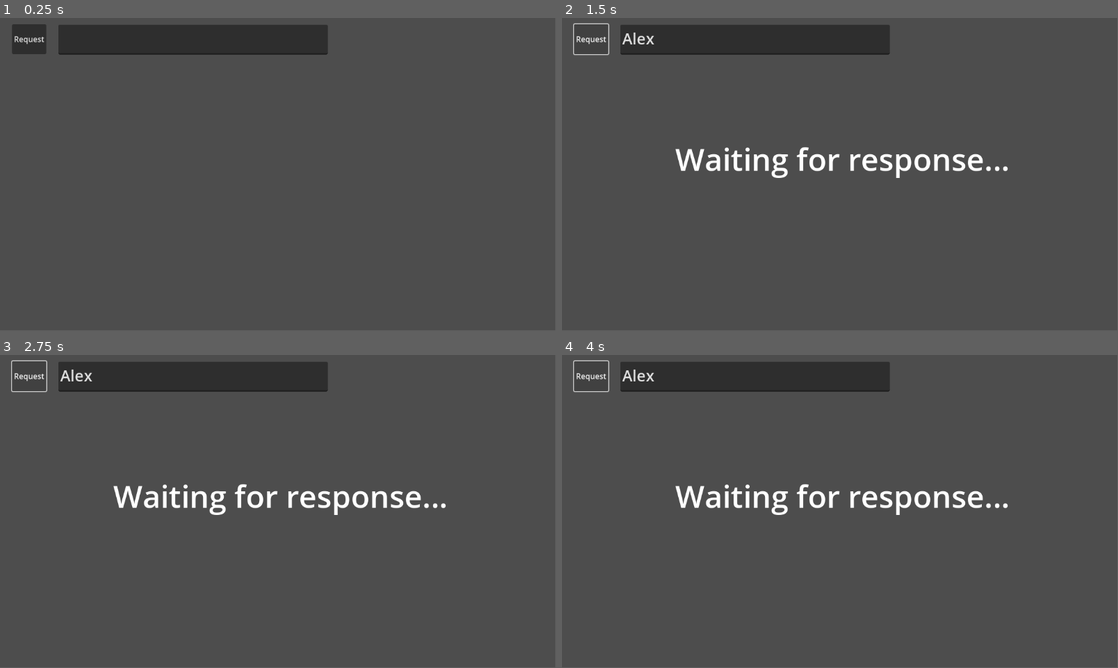
Above: before the commit, frames 1-4 (two rows, left to right).
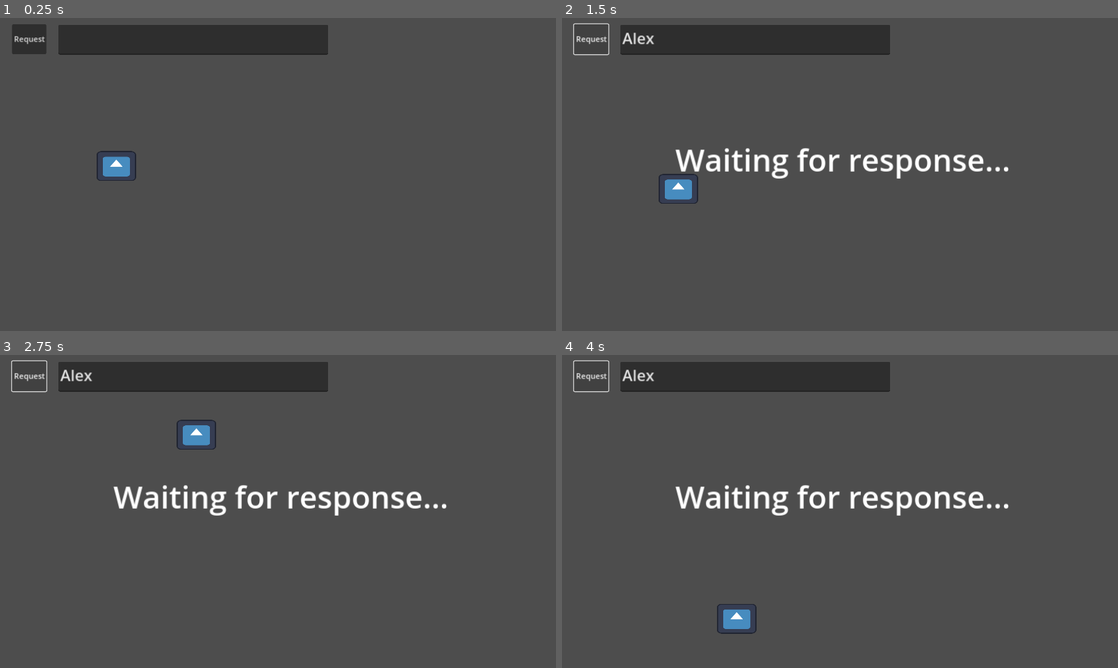
Above: after the commit, the same moments.

Repository: jaymehta-g/hacktx-openai-game-example
Game: Godot game, scene res://main.tscn
Two runs of this game, one before a commit and one after it. Both use one fixed random seed, a clock stepped at 60 frames per second and the inputs below. The engine's default icon, where the game draws it, is replaced by a stand-in: a white triangle on a blue panel in a dark square.
Inputs (mouse positions are in pixels of both pictures, inside the frame that each line leads up to):
- Up to frame 1 (0.25 s): no input
- Up to frame 2 (1.5 s): click (756, 39) at 0.52 s; type "Alex" at 0.6 s; click "Request" at 1.25 s
- Up to frame 3 (2.75 s): tap Enter at 2 s; hold Right (ui_right) from 2.03 s (still down); tap Up (ui_up) at 2.1, 2.27, 2.57 s
- Up to frame 4 (4 s): tap Up (ui_up) at 2.85, 3.02, 3.32, 3.6 s; release Right (ui_right) at 3.53 s; hold Left (ui_left) from 3.53 s (still down)
In our replay, the window is 799x449 before the commit and 800x450 after it. These sizes can differ from the game's own. Grey fills any space a smaller window leaves; there, only what the larger window draws over its background counts as a difference.

The runs differ from the first frame. In frame 1, 0.5% of the frame differs, in the area x 2-59%, y 5-52%; in frame 2, 1.4%, in the area x 2-81%, y 2-60%; in frame 3, 1.4%; in frame 4, 1.4%.
Error in both runs: Cannot call method 'get_as_text' on a null value. (res://requester.gd:10)

Commit message:
more changes

Diff:
--- a/main.tscn
+++ b/main.tscn
@@ -1,15 +1,21 @@
-[gd_scene load_steps=5 format=3 uid="uid://bcjpe73joacdr"]
+[gd_scene load_steps=7 format=3 uid="uid://bcjpe73joacdr"]
 
 [ext_resource type="Script" path="res://requester.gd" id="1_w5etr"]
 [ext_resource type="Texture2D" uid="uid://cysa8274h1ulu" path="res://placeholdtile.png" id="2_b2wan"]
+[ext_resource type="PackedScene" uid="uid://dajaqhm83pal" path="res://player.tscn" id="3_utb7f"]
+[ext_resource type="Script" path="res://player.gd" id="4_0c672"]
 
 [sub_resource type="TileSetAtlasSource" id="TileSetAtlasSource_7al8o"]
 texture = ExtResource("2_b2wan")
 texture_region_size = Vector2i(64, 64)
 0:0/0 = 0
+0:0/0/physics_layer_0/linear_velocity = Vector2(0, 0)
+0:0/0/physics_layer_0/angular_velocity = 0.0
+0:0/0/physics_layer_0/polygon_0/points = PackedVector2Array(-32, -32, 32, -32, 32, 32, -32, 32)
 
 [sub_resource type="TileSet" id="TileSet_tofb1"]
 tile_size = Vector2i(64, 64)
+physics_layer_0/collision_layer = 1
 sources/0 = SubResource("TileSetAtlasSource_7al8o")
 
 [node name="Node2D" type="Node2D"]
@@ -46,3 +52,7 @@
 offset_bottom = 336.0
 theme_override_font_sizes/font_size = 64
 text = "Waiting for response..."
+
+[node name="CharacterBody2D" parent="." instance=ExtResource("3_utb7f")]
+position = Vector2(241, 274)
+script = ExtResource("4_0c672")
--- /dev/null
+++ b/player.gd
@@ -0,0 +1,28 @@
+extends CharacterBody2D
+
+
+const SPEED = 300.0
+const JUMP_VELOCITY = -600.0
+
+# Get the gravity from the project settings to be synced with RigidBody nodes.
+var gravity: int = ProjectSettings.get_setting("physics/2d/default_gravity")
+
+
+func _physics_process(delta: float) -> void:
+	# Add the gravity.
+	if not is_on_floor():
+		velocity.y += gravity * delta
+
+	# Handle jump.
+	if Input.is_action_just_pressed("ui_up") and is_on_floor():
+		velocity.y = JUMP_VELOCITY
+
+	# Get the input direction and handle the movement/deceleration.
+	# As good practice, you should replace UI actions with custom gameplay actions.
+	var direction := Input.get_axis("ui_left", "ui_right")
+	if direction:
+		velocity.x = direction * SPEED
+	else:
+		velocity.x = move_toward(velocity.x, 0, SPEED)
+
+	move_and_slide()
--- /dev/null
+++ b/player.tscn
@@ -0,0 +1,15 @@
+[gd_scene load_steps=3 format=3 uid="uid://dajaqhm83pal"]
+
+[ext_resource type="Texture2D" uid="uid://ylhehac528wm" path="res://icon.svg" id="1_7sgjj"]
+
+[sub_resource type="RectangleShape2D" id="RectangleShape2D_vntyf"]
+size = Vector2(82, 60)
+
+[node name="CharacterBody2D" type="CharacterBody2D"]
+
+[node name="Sprite2D" type="Sprite2D" parent="."]
+scale = Vector2(0.640625, 0.484375)
+texture = ExtResource("1_7sgjj")
+
+[node name="CollisionShape2D" type="CollisionShape2D" parent="."]
+shape = SubResource("RectangleShape2D_vntyf")
--- a/project.godot
+++ b/project.godot
@@ -14,3 +14,7 @@
 run/main_scene="res://main.tscn"
 config/features=PackedStringArray("4.2", "Forward Plus")
 config/icon="res://icon.svg"
+
+[display]
+
+window/stretch/mode="canvas_items"
--- a/requester.gd
+++ b/requester.gd
@@ -18,10 +18,14 @@
 var prompt = """
 Generate a level tile for a 2D sidescroller game with a %s theme.
 This wall tile will be repeated several times to build the level.
-Generate only one single tile. Fill the entire space with the image.
+Generate only one single tile.
+Fill the entire space with the image.
 Keep it simple.
 DO NOT add any additional detail. Use this prompt AS IS.
-""".replace("\n", " ").replace("  ", " ").strip_edges()
+"""\
+.replace("\n", " ")\
+.replace("  ", " ").replace("  ", " ")\
+.strip_edges()
 
 # Called when the node enters the scene tree for the first time.
 func _ready():
